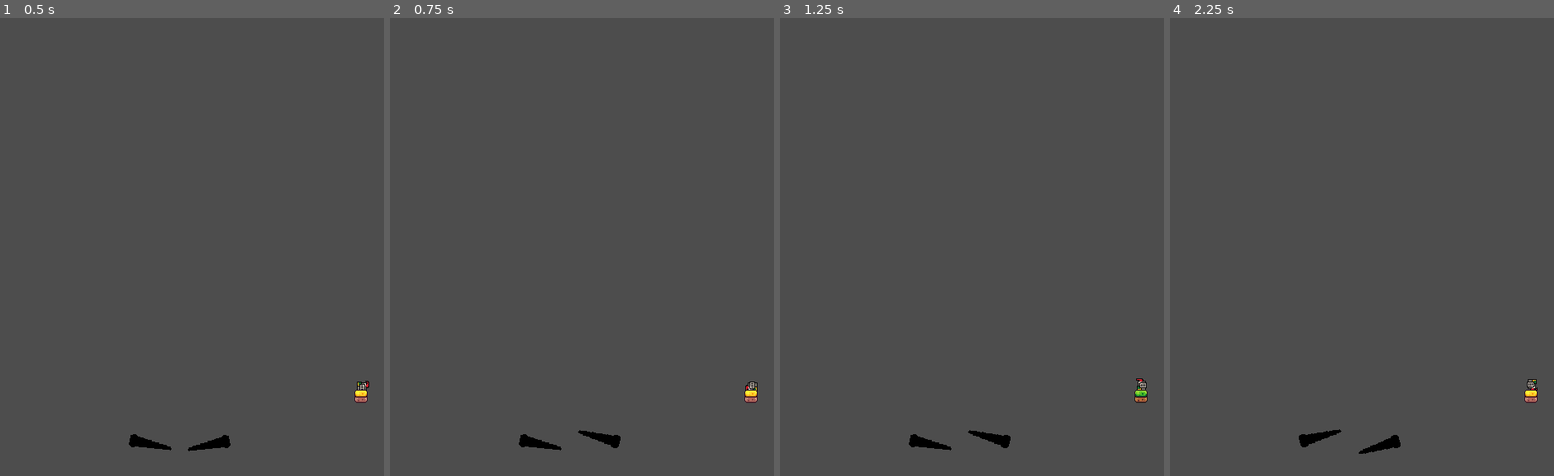
Above: before the commit, frames 1-4 (left to right).
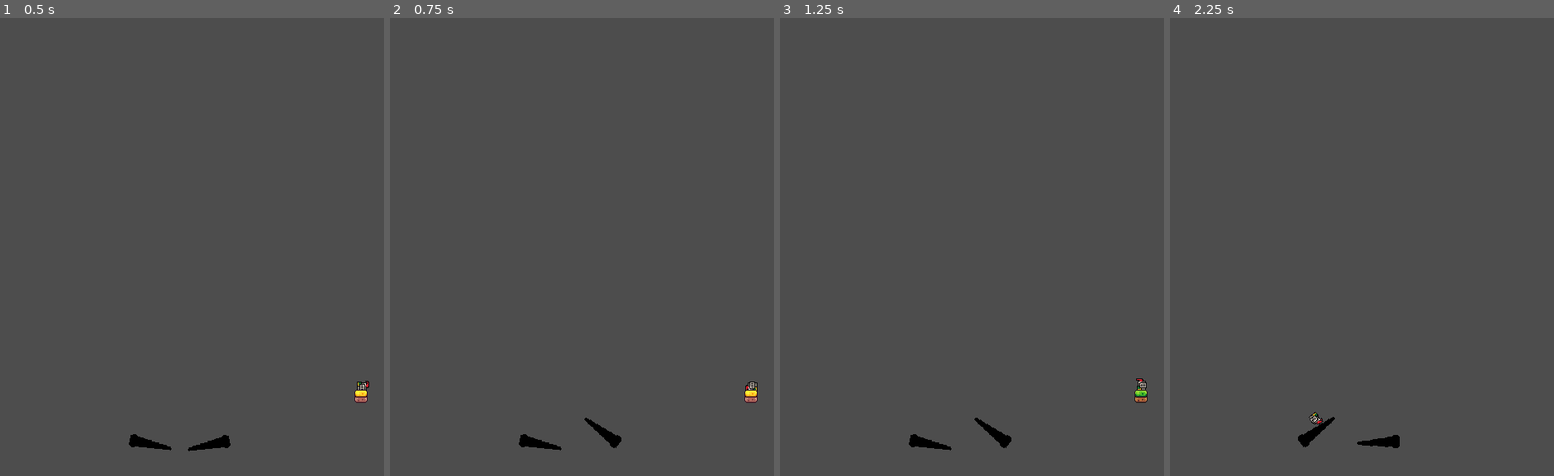
Above: after the commit, the same moments.

Repository: nathanielhogan/Pinball
Game: Godot game, scene res://scenes/game.tscn
Same seed, same stepped clock (60 frames per second), same inputs: the game is played once before the commit and once after it.
Inputs (mouse positions are in pixels of both pictures, inside the frame that each line leads up to):
- Up to frame 1 (0.5 s): no input
- Up to frame 2 (0.75 s): tap Enter (ui_accept) at 0.5 s; move the mouse to (674, 159) at 0.52 s; press the mouse at (674, 159) at 0.53 s; hold Right (ui_right) from 0.53 s (still down)
- Up to frame 3 (1.25 s): keep holding Right (ui_right); tap Enter (ui_accept) at 0.77 s
- Up to frame 4 (2.25 s): move the mouse to (1289, 219) at 1.27 s; release the mouse at (1289, 219) at 1.28 s; tap Space (Press) at 1.35 s; tap Enter (ui_accept) at 1.52 s; click (1289, 219) at 1.55 s; move the mouse to (1404, 59) at 2.02 s; release Right (ui_right) at 2.03 s; press the mouse at (1404, 59) at 2.03 s; hold Left (ui_left) from 2.03 s (still down)

Frame 1 is identical in both runs. In frame 2, 0.2% of the frame differs, in the area x 48-61%, y 87-94%; in frame 3, 0.2%; in frame 4, 0.6%, in the area x 33-96%, y 78-96%.

Commit message:
adjust bumper angle

Diff:
--- a/scenes/spring.gd
+++ b/scenes/spring.gd
@@ -11,6 +11,7 @@
 		print("hi")
 		direction.y = -2000
 		#Vector2((100 * rng.randf_range(-1, 0)), -2000)
+		translate(direction)
 
 	pass
 
--- a/scripts/bumpers.gd
+++ b/scripts/bumpers.gd
@@ -3,9 +3,9 @@
 @onready var leftbumper = get_node("LeftBumper")
 @onready var rightbumper = get_node("RightBumper")
 @export var turnspeed = 40
-@export var target_angle_left = deg_to_rad(-15)
-@export var target_angle_right = deg_to_rad(15)
-@export var angle_offset_amount = 12
+@export var target_angle_left = deg_to_rad(-37)
+@export var target_angle_right = deg_to_rad(37)
+@export var angle_offset_amount = 37
 
 @export var starting_angle_left = deg_to_rad(angle_offset_amount)
 @export var starting_angle_right = deg_to_rad(-angle_offset_amount)
